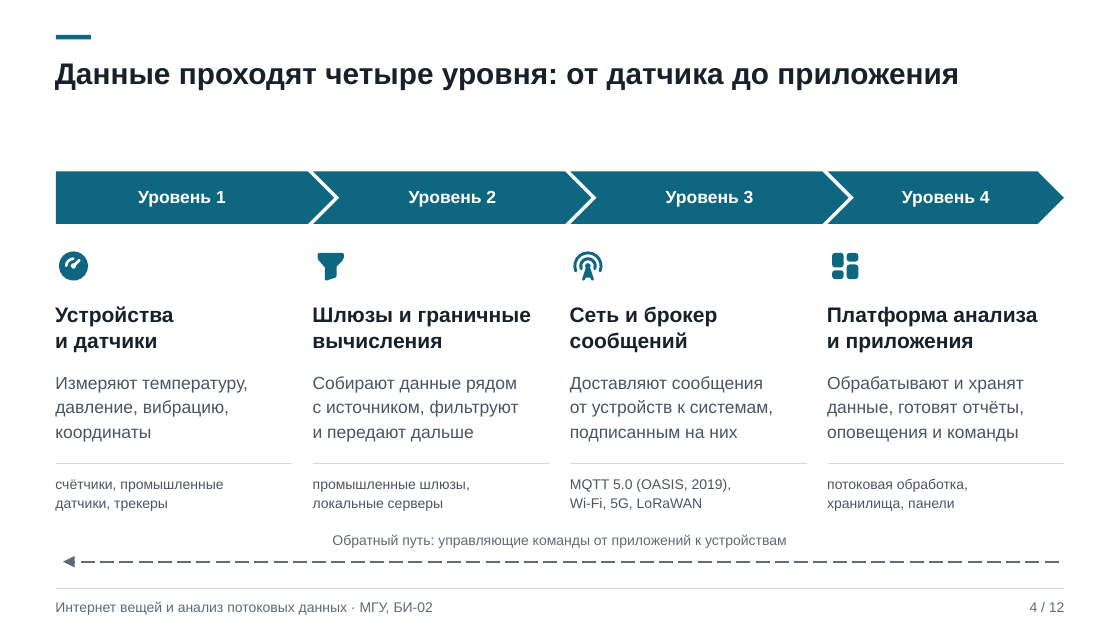
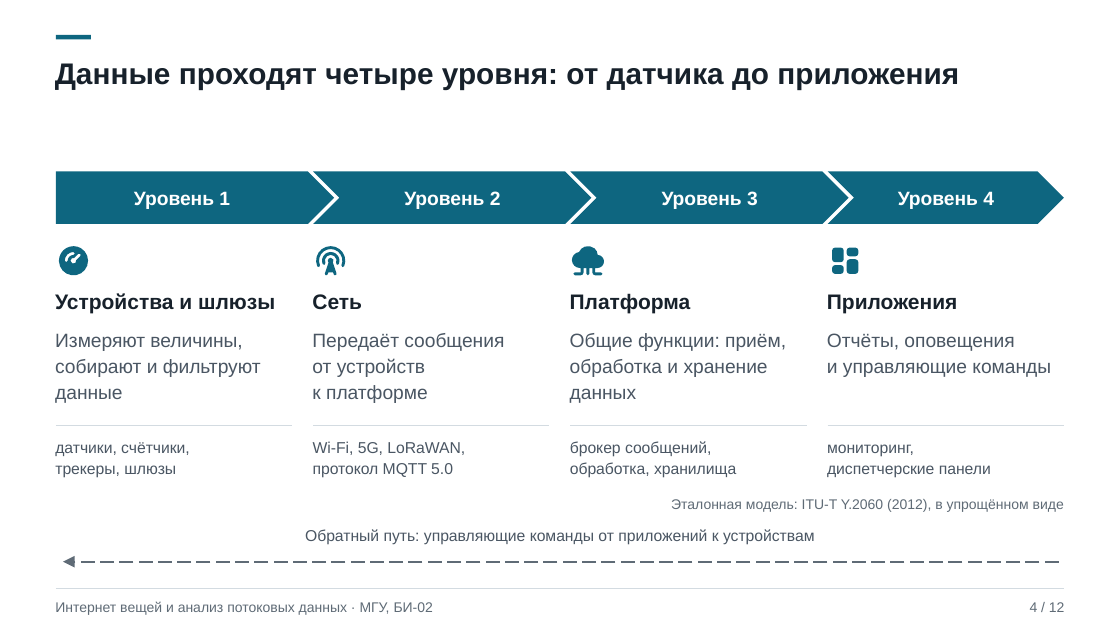
Before and after one commit to shualyyy/downloads-sorter, a slide deck: slide 4 of presentation-iot-streaming/Интернет вещей и анализ потоковых данных.pptx. Drawn at 1120x630 pixels with LibreOffice and Linux fonts; fonts in the diff are those of the drawing. Boxes give left, top, right and bottom in pixels: in the first picture for what was removed or moved away, otherwise in the second. Text is boxed around its words. In the diff, an @@ line names an element or a change of style, - is before the commit and + after.

```diff
--- a/presentation-iot-streaming/Интернет вещей и анализ потоковых данных.pptx
+++ b/presentation-iot-streaming/Интернет вещей и анализ потоковых данных.pptx
@@ size 15 to 16.5 pt in 4 elements at (134,191,230,209), (404,191,501,209), (662,191,758,209), (898,191,994,209) @@
@@ freeform shape: place and size @@
-freeform shape at (59,251,90,282)
+freeform shape at (59,245,90,276)
@@ freeform shape: place and size @@
-freeform shape at (318,253,344,281)
+freeform shape at (315,245,347,268)
@@ freeform shape: place and size @@
-freeform shape at (579,257,598,271)
+freeform shape at (321,251,340,265)
@@ freeform shape: place and size @@
-freeform shape at (582,263,594,281)
+freeform shape at (325,258,337,276)
@@ freeform shape: place and size @@
-freeform shape at (572,250,604,273)
+freeform shape at (572,245,604,275)
@@ freeform shape: place and size @@
-freeform shape at (833,253,859,279)
+freeform shape at (833,248,859,274)
@@ text at (55,293,275,314): text changed @@
-Устройства
-и датчики
+Устройства и шлюзы
@@ text added at (312,294,362,310), 18 pt, text #17212B, bold @@
+Сеть
@@ text added at (570,293,691,314), 18 pt, text #17212B, bold @@
+Платформа
@@ text added at (827,294,958,314), 18 pt, text #17212B, bold @@
+Приложения
@@ text removed at (312,307,531,349) @@
-Шлюзы и граничные
-вычисления
@@ text removed at (570,306,718,353) @@
-Сеть и брокер
-сообщений
@@ text removed at (827,306,1037,353) @@
-Платформа анализа
-и приложения
@@ text added at (55,333,261,403), 16.5 pt, text #4A5663 @@
+Измеряют величины,
+собирают и фильтруют
+данные
@@ text added at (312,333,504,403), 16.5 pt, text #4A5663 @@
+Передаёт сообщения
+от устройств
+к платформе
@@ text added at (570,333,786,403), 16.5 pt, text #4A5663 @@
+Общие функции: приём,
+обработка и хранение
+данных
@@ text at (827,333,1051,377): text changed; size 15 to 16.5 pt @@
-Обрабатывают и хранят
-данные, готовят отчёты,
-оповещения и команды
+Отчёты, оповещения
+и управляющие команды
@@ text removed at (55,377,248,442) @@
-Измеряют температуру,
-давление, вибрацию,
-координаты
@@ text removed at (313,376,519,442) @@
-Собирают данные рядом
-с источником, фильтруют
-и передают дальше
@@ text removed at (570,376,773,442) @@
-Доставляют сообщения
-от устройств к системам,
-подписанным на них
@@ text at (55,442,190,478): text changed; size 12 to 13.5 pt @@
-счётчики, промышленные
-датчики, трекеры
+датчики, счётчики,
+трекеры, шлюзы
@@ text added at (313,441,465,478), 13.5 pt, text #4A5663 @@
+Wi-Fi, 5G, LoRaWAN,
+протокол MQTT 5.0
@@ text added at (570,441,736,478), 13.5 pt, text #4A5663 @@
+брокер сообщений,
+обработка, хранилища
@@ text added at (827,444,991,478), 13.5 pt, text #4A5663 @@
+мониторинг,
+диспетчерские панели
@@ 4 freeform shapes: place and size @@
-4 freeform shapes at (56,464,1064,465)
+4 freeform shapes at (56,425,1064,426)
@@ text removed at (570,479,732,510) @@
-MQTT 5.0 (OASIS, 2019),
-Wi-Fi, 5G, LoRaWAN
@@ text removed at (827,479,968,511) @@
-потоковая обработка,
-хранилища, панели
@@ text removed at (313,481,470,511) @@
-промышленные шлюзы,
-локальные серверы
@@ text added at (671,499,1064,512), 12 pt, text #5F6B76 @@
+Эталонная модель: ITU-T Y.2060 (2012), в упрощённом виде
@@ text "Обратный путь: управляющие команды от ...": place and size @@
-text "Обратный путь: управляющие команды от ..." at (332,534,787,548)
+text "Обратный путь: управляющие команды от ..." at (305,529,815,545)
@@ text "Обратный путь: управляющие команды от ..." at (305,529,815,545): size 12 to 13.5 pt, text colour #5F6B76 to #4A5663 @@
```
Also in this commit, not shown: 11 other slides changed, 1 other file.
